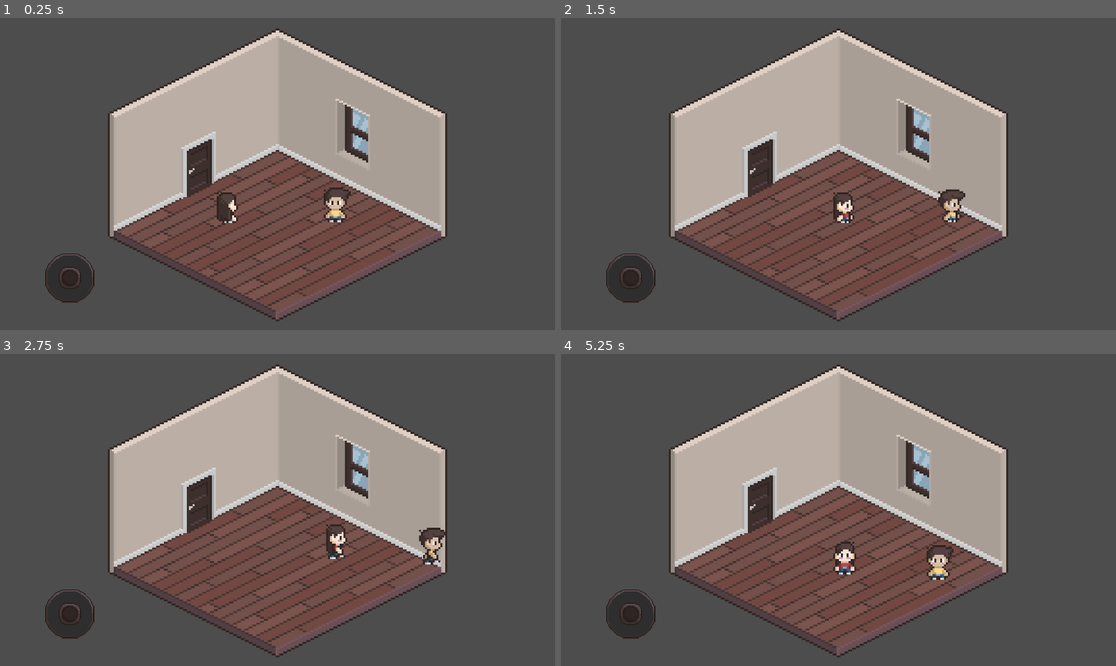
Above: before the commit, frames 1-4 (two rows, left to right).
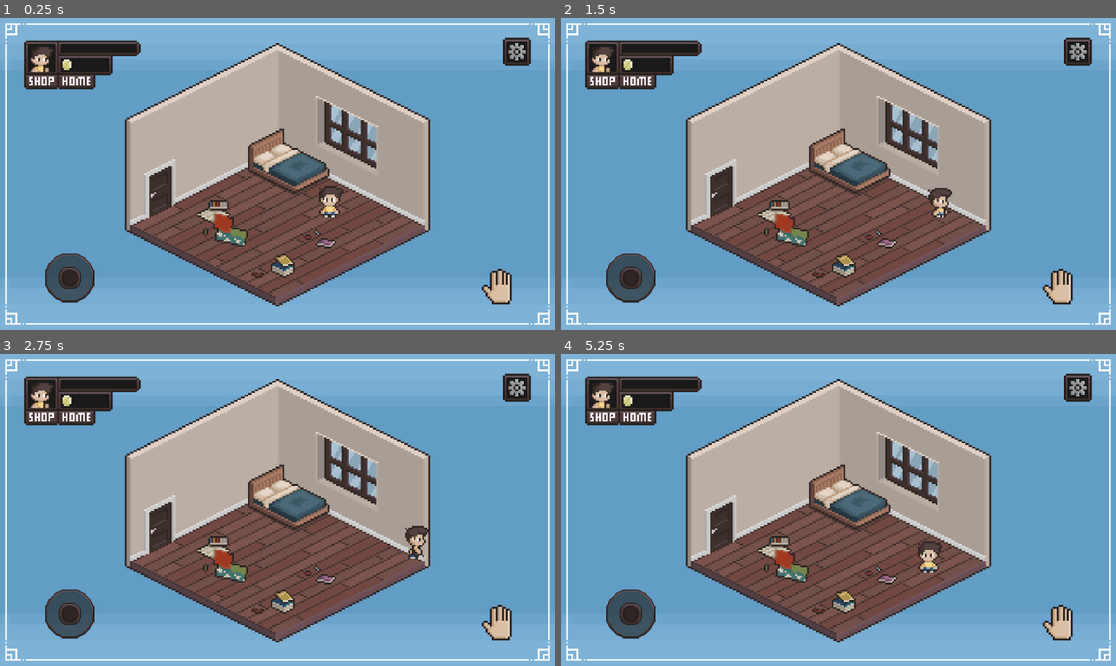
Above: after the commit, the same moments.

Repository: renanaugustomacena-ux/Projectwork-IFTS-Private
Game: Godot game, scene res://scenes/game.tscn
Same seed, same stepped clock (60 frames per second), same inputs: the game is played once before the commit and once after it.
Inputs (mouse positions are in pixels of both pictures, inside the frame that each line leads up to):
- Up to frame 1 (0.25 s): no input
- Up to frame 2 (1.5 s): tap Enter at 0.5 s; move the mouse to (960, 158) at 0.52 s; hold Right (ui_right) 0.53-1.25 s; tap R at 0.6 s; click (960, 158) at 0.67 s; drag from (727, 189) to (810, 236) at 1.27 s
- Up to frame 3 (2.75 s): move the mouse to (333, 441) at 2.02 s; hold Right (ui_right) from 2.03 s (still down); tap R at 2.1 s
- Up to frame 4 (5.25 s): release Right (ui_right) at 2.75 s; drag from (810, 572) to (672, 463) at 2.77 s; move the mouse to (1005, 556) at 3.52 s; hold Left (ui_left) 3.53-4.25 s; tap R at 3.6, 5.1 s; drag from (672, 463) to (755, 432) at 4.27 s; move the mouse to (866, 510) at 5.02 s; hold Down (ui_down) from 5.03 s (still down); click (866, 510) at 5.17 s

The runs differ from the first frame. In frame 1, 78% of the frame differs, in the area x 0-100%, y 0-100%; in frame 2, 78%; in frame 3, 78%; in frame 4, 78%.

Commit message:
Added-sprites_fixed-sprites_new-scenes
Added bed sprites 2 directions with 4 colours, fixed door sprite, added button sprites, created the scene for the loading screen and started working on the overall ui and room.

Diff:
--- a/projectwork-ifts/scenes/game.tscn
+++ b/projectwork-ifts/scenes/game.tscn
@@ -4,19 +4,14 @@
 [ext_resource type="PackedScene" uid="uid://cboy4uryuyrwc" path="res://scenes/male-character.tscn" id="2_lnu2h"]
 [ext_resource type="PackedScene" uid="uid://bsctegqwk4fe3" path="res://scenes/female-character.tscn" id="3_lbhrr"]
 [ext_resource type="PackedScene" uid="uid://bolodsplnqnqu" path="res://scenes/virtual_joystick.tscn" id="3_lnu2h"]
-[ext_resource type="PackedScene" uid="uid://bpkd6hq3vm6o1" path="res://scenes/window1.tscn" id="5_p57ef"]
-[ext_resource type="PackedScene" uid="uid://81djoh30as2n" path="res://scenes/door.tscn" id="6_u5sy4"]
+[ext_resource type="PackedScene" uid="uid://eaqyaeykmaj2" path="res://scenes/ui_male.tscn" id="5_u5sy4"]
+[ext_resource type="Texture2D" uid="uid://bnwudo25fujqk" path="res://assets/menu/buttons_static/sprite_settings_static.png" id="6_gee14"]
+[ext_resource type="Texture2D" uid="uid://df5ajxgm8n26n" path="res://assets/menu/buttons_static/button_interact_static.png" id="7_0tnpc"]
 
 [node name="Game" type="Node2D" unique_id=1822793542]
 
 [node name="room" parent="." unique_id=1648951168 instance=ExtResource("1_yqjtg")]
 position = Vector2(-1, 15)
-
-[node name="window1" parent="." unique_id=1522180996 instance=ExtResource("5_p57ef")]
-position = Vector2(37, -5)
-
-[node name="door" parent="." unique_id=1380041328 instance=ExtResource("6_u5sy4")]
-position = Vector2(-41, 10)
 
 [node name="CanvasLayer" type="CanvasLayer" parent="." unique_id=37255617]
 
@@ -24,7 +19,20 @@
 metadata/_edit_use_anchors_ = true
 
 [node name="Female" parent="." unique_id=1587920895 instance=ExtResource("3_lbhrr")]
+visible = false
 position = Vector2(-27, 30)
 
 [node name="Male" parent="." unique_id=1691135567 instance=ExtResource("2_lnu2h")]
 position = Vector2(29, 30)
+
+[node name="ui_male" parent="." unique_id=1522180996 instance=ExtResource("5_u5sy4")]
+position = Vector2(-111, -48)
+
+[node name="SpriteSettingsStatic" type="Sprite2D" parent="." unique_id=1076908254]
+position = Vector2(137, -55)
+texture = ExtResource("6_gee14")
+
+[node name="ButtonInteractStatic" type="Sprite2D" parent="." unique_id=192038382]
+position = Vector2(126.00001, 80)
+scale = Vector2(1.1538461, 1.1538461)
+texture = ExtResource("7_0tnpc")
--- /dev/null
+++ b/projectwork-ifts/scenes/loading_screen.tscn
@@ -0,0 +1,60 @@
+[gd_scene format=3 uid="uid://dv3vg0q5wdawb"]
+
+[ext_resource type="Texture2D" uid="uid://cmc57uawy772k" path="res://assets/menu/background.png" id="1_ku3bi"]
+[ext_resource type="Texture2D" uid="uid://d3dqcsqhpa225" path="res://assets/menu/loading/loading_people.png" id="2_5phy8"]
+[ext_resource type="Texture2D" uid="uid://cbgi3en3sb7j8" path="res://assets/menu/loading/loading_base_bar.png" id="3_djmwj"]
+
+[sub_resource type="AtlasTexture" id="AtlasTexture_qygbf"]
+atlas = ExtResource("2_5phy8")
+region = Rect2(0, 0, 80, 32)
+
+[sub_resource type="AtlasTexture" id="AtlasTexture_pu4a1"]
+atlas = ExtResource("2_5phy8")
+region = Rect2(80, 0, 80, 32)
+
+[sub_resource type="AtlasTexture" id="AtlasTexture_if62a"]
+atlas = ExtResource("2_5phy8")
+region = Rect2(160, 0, 80, 32)
+
+[sub_resource type="AtlasTexture" id="AtlasTexture_f7y4a"]
+atlas = ExtResource("2_5phy8")
+region = Rect2(240, 0, 80, 32)
+
+[sub_resource type="SpriteFrames" id="SpriteFrames_gcv3i"]
+animations = [{
+"frames": [{
+"duration": 1.0,
+"texture": SubResource("AtlasTexture_qygbf")
+}, {
+"duration": 1.0,
+"texture": SubResource("AtlasTexture_pu4a1")
+}, {
+"duration": 1.0,
+"texture": SubResource("AtlasTexture_if62a")
+}, {
+"duration": 1.0,
+"texture": SubResource("AtlasTexture_f7y4a")
+}],
+"loop": true,
+"name": &"loading",
+"speed": 5.0
+}]
+
+[node name="background" type="Sprite2D" unique_id=1518903512]
+texture = ExtResource("1_ku3bi")
+
+[node name="Camera2D" type="Camera2D" parent="." unique_id=1705331050]
+zoom = Vector2(3.6, 3.6)
+
+[node name="AnimatedSprite2D" type="AnimatedSprite2D" parent="." unique_id=617575893]
+position = Vector2(-9, 9)
+scale = Vector2(1.65625, 1.65625)
+sprite_frames = SubResource("SpriteFrames_gcv3i")
+animation = &"loading"
+autoplay = "loading"
+frame_progress = 0.4482439
+
+[node name="Sprite2D" type="Sprite2D" parent="." unique_id=298056870]
+position = Vector2(6.5, 46.5)
+scale = Vector2(1.8020833, 1.8125)
+texture = ExtResource("3_djmwj")
--- a/projectwork-ifts/scenes/room.tscn
+++ b/projectwork-ifts/scenes/room.tscn
@@ -1,11 +1,21 @@
 [gd_scene format=3 uid="uid://uufc8r5qr7pa"]
 
 [ext_resource type="Texture2D" uid="uid://cv5hfbq1fmecf" path="res://assets/room/room.png" id="1_36trf"]
+[ext_resource type="Texture2D" uid="uid://cmc57uawy772k" path="res://assets/menu/background.png" id="1_ffxv4"]
+[ext_resource type="Texture2D" uid="uid://sbya711yr600" path="res://assets/room/bed/sprite_bed_cyan2.png" id="3_7dqbv"]
+[ext_resource type="Texture2D" uid="uid://cmxeepiq1a8hf" path="res://assets/room/mess/floor_mess1.png" id="4_ybpoa"]
+[ext_resource type="Texture2D" uid="uid://c0dgbvp8ctcxw" path="res://assets/room/mess/floor_mess2.png" id="5_qtoah"]
+[ext_resource type="Texture2D" uid="uid://b7gxayjouhqd7" path="res://assets/room/mess/floor_mess3.png" id="6_eom3m"]
+[ext_resource type="PackedScene" uid="uid://cdvaygbvu8ubt" path="res://scenes/window3.tscn" id="7_tk5fv"]
+[ext_resource type="PackedScene" uid="uid://81djoh30as2n" path="res://scenes/door.tscn" id="8_w68ji"]
 
 [node name="room" type="StaticBody2D" unique_id=1648951168]
 
+[node name="Background" type="Sprite2D" parent="." unique_id=1781629417]
+texture = ExtResource("1_ffxv4")
+
 [node name="Camera2D" type="Camera2D" parent="." unique_id=183385469]
-zoom = Vector2(4, 4)
+zoom = Vector2(3.6, 3.6)
 
 [node name="CollisionPolygon2D" type="CollisionPolygon2D" parent="." unique_id=1376329003]
 build_mode = 1
@@ -13,3 +23,25 @@
 
 [node name="Sprite2D" type="Sprite2D" parent="." unique_id=683385401]
 texture = ExtResource("1_36trf")
+
+[node name="SpriteBedCyan2" type="Sprite2D" parent="." unique_id=1658559749]
+position = Vector2(2, -10)
+texture = ExtResource("3_7dqbv")
+
+[node name="FloorMess1" type="Sprite2D" parent="." unique_id=836746145]
+position = Vector2(-32, 28)
+texture = ExtResource("4_ybpoa")
+
+[node name="FloorMess2" type="Sprite2D" parent="." unique_id=2121728949]
+position = Vector2(29, 37)
+texture = ExtResource("5_qtoah")
+
+[node name="FloorMess3" type="Sprite2D" parent="." unique_id=62704288]
+position = Vector2(-1, 52)
+texture = ExtResource("6_eom3m")
+
+[node name="window3" parent="." unique_id=1522180996 instance=ExtResource("7_tk5fv")]
+position = Vector2(40, -23)
+
+[node name="door" parent="." unique_id=1148667855 instance=ExtResource("8_w68ji")]
+position = Vector2(-68, 9)
--- a/projectwork-ifts/scenes/ui_male.tscn
+++ b/projectwork-ifts/scenes/ui_male.tscn
@@ -1,8 +1,18 @@
 [gd_scene format=3 uid="uid://eaqyaeykmaj2"]
 
 [ext_resource type="Texture2D" uid="uid://6f67ykwqgogg" path="res://assets/menu/ui_male.png" id="1_1paq6"]
+[ext_resource type="Texture2D" uid="uid://c7xttge84kqdv" path="res://assets/menu/buttons_static/button_shop_static.png" id="2_l5kls"]
+[ext_resource type="Texture2D" uid="uid://dkbva50f8vi6r" path="res://assets/menu/buttons_static/button_home_static.png" id="3_5to54"]
 
 [node name="ui_male" type="StaticBody2D" unique_id=1522180996]
 
 [node name="Sprite2D" type="Sprite2D" parent="." unique_id=1895361715]
 texture = ExtResource("1_1paq6")
+
+[node name="ButtonShopStatic" type="Sprite2D" parent="." unique_id=691423085]
+position = Vector2(-24, 8)
+texture = ExtResource("2_l5kls")
+
+[node name="ButtonHomeStatic" type="Sprite2D" parent="." unique_id=1090924649]
+position = Vector2(-8, 8)
+texture = ExtResource("3_5to54")
Binary file added: projectwork-ifts/assets/menu/background.png
Not shown, added: projectwork-ifts/assets/menu/background.png.import
Binary file added: projectwork-ifts/assets/menu/buttons_pressed/button_interact_pressed.png
Not shown, added: projectwork-ifts/assets/menu/buttons_pressed/button_interact_pressed.png.import
Binary file added: projectwork-ifts/assets/menu/buttons_static/button_interact_static.png
Not shown, added: projectwork-ifts/assets/menu/buttons_static/button_interact_static.png.import
Binary file added: projectwork-ifts/assets/menu/loading/loading_base_bar.png
Not shown, added: projectwork-ifts/assets/menu/loading/loading_base_bar.png.import
Binary file added: projectwork-ifts/assets/menu/loading/loading_charging_bar.png
Not shown, added: projectwork-ifts/assets/menu/loading/loading_charging_bar.png.import
Binary file added: projectwork-ifts/assets/menu/loading/loading_people.png
Not shown, added: projectwork-ifts/assets/menu/loading/loading_people.png.import
(and 17 more such lines)
